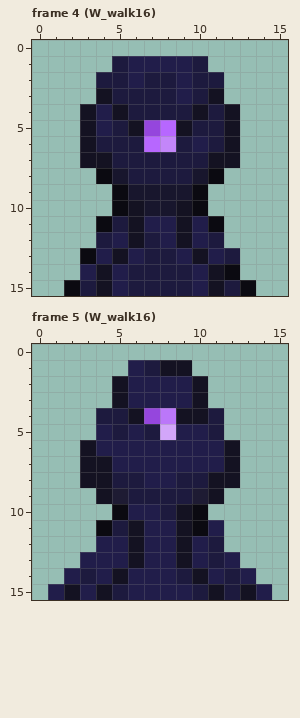
Pixel-art file, stored at Assets/Sprites/player16.aseprite. Above: the version before the commit.
16x16 pixels, 12 frames. Shown: frame 4 (W_walk16), frame 5 (W_walk16). The commit also changed other frames, which this record leaves out.
Now the later version:
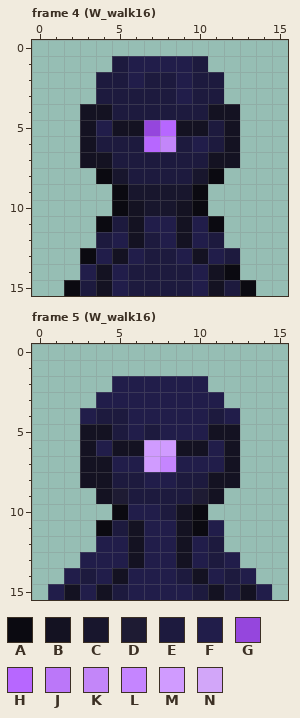
Palette (. is transparent): A #0b0a11  B #141222  C #18162d  D #1e1b33  E #1d1a3e  F #211d4a  G #9546dd  H #b767ff  J #bb77f9  K #c386f9  L #c585ff  M #d09bff  N #d2a6f9
Difference:
{"where": "frame 4 (W_walk16)"}
{"frame":4,"y":3,"x":4,"old":"B","new":"E"}
{"frame":4,"y":3,"x":11,"old":"B","new":"E"}
{"frame":4,"y":4,"x":4,"old":"FB","new":"BE"}
{"frame":4,"y":4,"x":10,"old":"BE","new":"EB"}
{"frame":4,"y":5,"x":5,"old":"E","new":"B"}
{"frame":4,"y":5,"x":10,"old":"E","new":"B"}
{"where": "frame 5 (W_walk16)"}
{"frame":5,"y":1,"x":6,"old":"FEBB","new":"...."}
{"frame":5,"y":2,"x":5,"old":"B","new":"F"}
{"frame":5,"y":2,"x":10,"old":"B","new":"F"}
{"frame":5,"y":3,"x":4,"old":".B","new":"FF"}
{"frame":5,"y":3,"x":10,"old":"B.","new":"FF"}
{"frame":5,"y":4,"x":3,"old":".","new":"F"}
{"frame":5,"y":4,"x":6,"old":"BGJBB","new":"FFFFF"}
{"frame":5,"y":4,"x":12,"old":".","new":"F"}
{"frame":5,"y":5,"x":3,"old":".F","new":"BB"}
{"frame":5,"y":5,"x":8,"old":"N","new":"F"}
{"frame":5,"y":5,"x":11,"old":"E.","new":"BB"}
{"frame":5,"y":6,"x":5,"old":"FFFFFF","new":"BBMMBB"}
{"frame":5,"y":7,"x":7,"old":"FF","new":"ML"}
